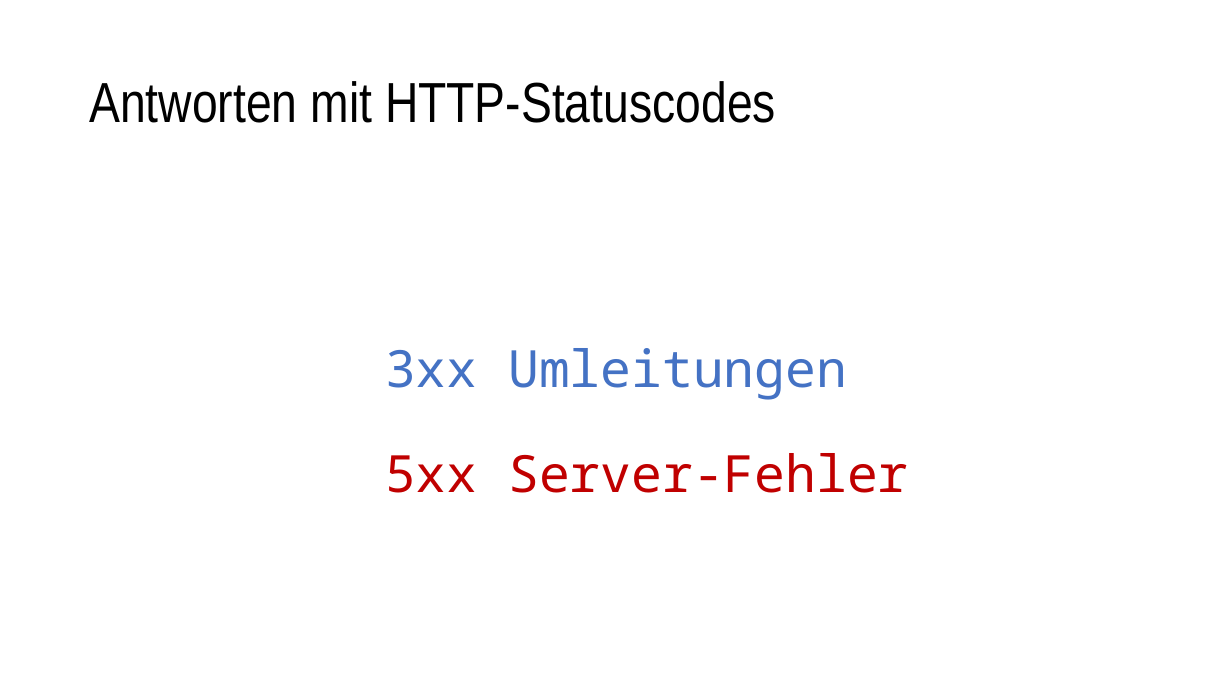
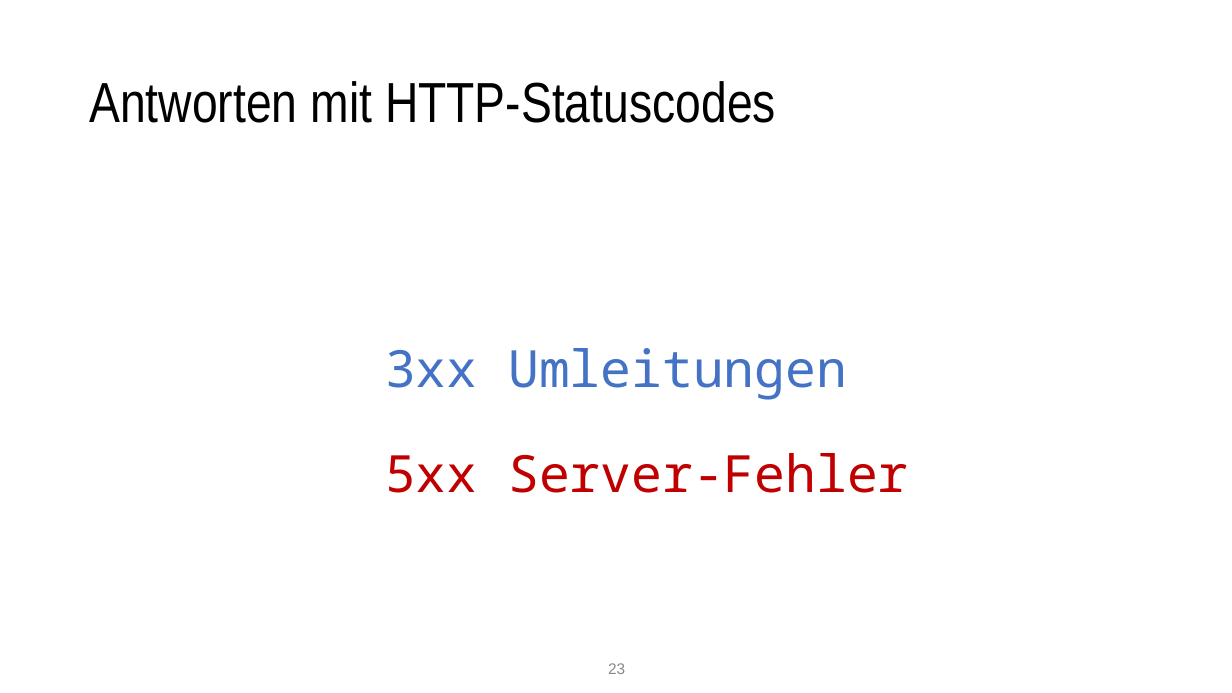
Before and after one commit to nordlb-public/techtalks, a slide deck: slide 23 of 01-api-design/präsentation.pptx. Drawn at 1232x693 pixels with LibreOffice and Linux fonts; fonts in the diff are those of the drawing. Boxes give left, top, right and bottom in pixels: in the first picture for what was removed or moved away, otherwise in the second. Text is boxed around its words. In the diff, an @@ line names an element or a change of style, - is before the commit and + after.

```diff
--- a/01-api-design/präsentation.pptx
+++ b/01-api-design/präsentation.pptx
@@ page number added at box(608, 663, 625, 674), 12 pt, text #888888 @@
+23
```
Also in this commit, not shown: 24 other slides changed, 11 slides added, 1 slide removed, 3 other files.
